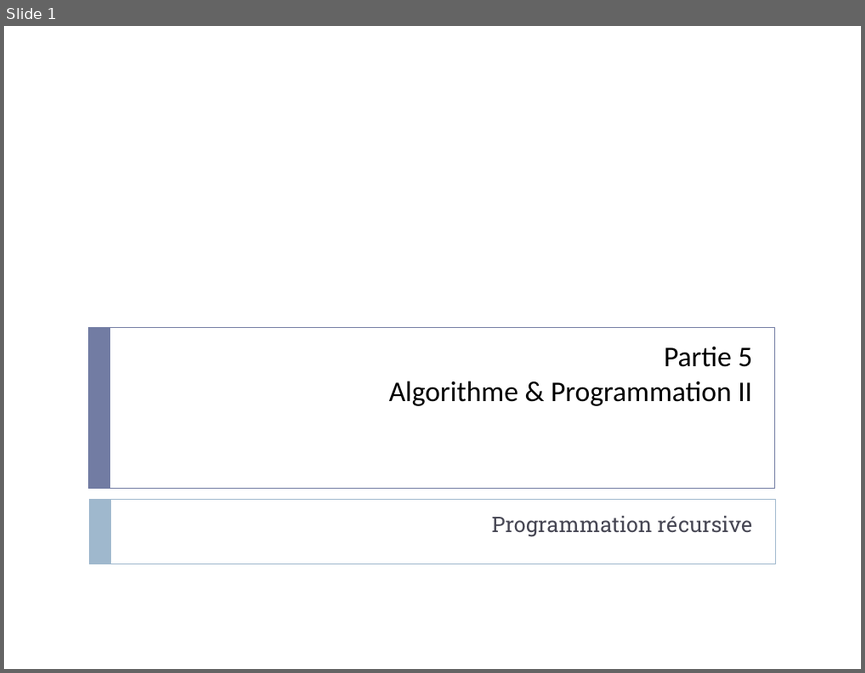
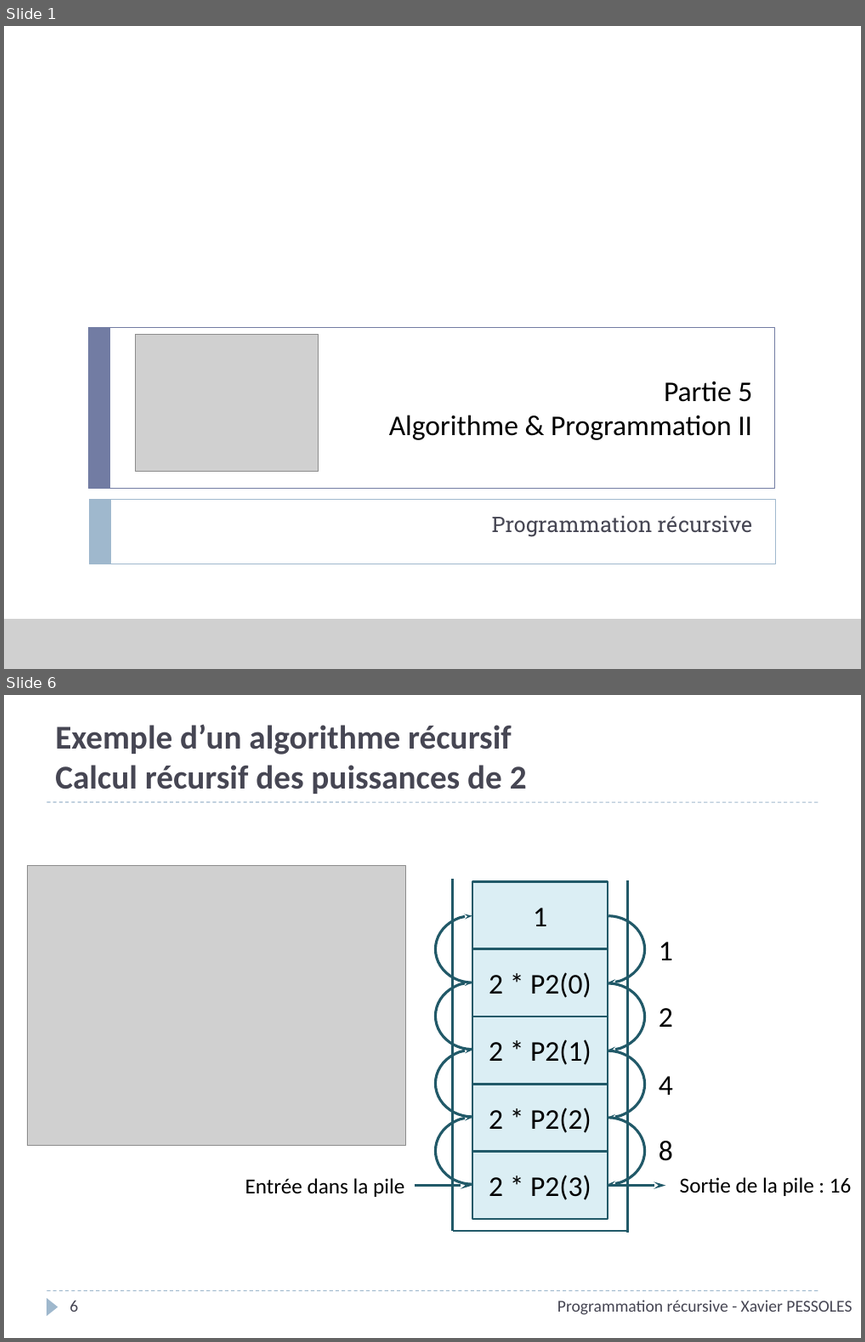
Before and after one commit to xpessoles/Informatique, a slide deck: P_05_AlgorithmiqueProgrammation/01_Recursivite/Presentation/P_05_01_Recursivite_Cours_PPT.pptx. Shown one above the other, each under a label of ours: slide 1 before the commit, slides 1 and 6 after it; the slides between them are not shown. The pictures are 865x673 and 865x1342 pixels, drawn with LibreOffice and Linux fonts; fonts in the diff are those of the drawing; grey boxes stand for pictures; background and template pictures are left out. Boxes give left, top, right and bottom in pixels: in the first picture for what was removed or moved away, otherwise in the second. Text is boxed around its words. In the diff, an @@ line names an element or a change of style, - is before the commit and + after.

```diff
--- a/P_05_AlgorithmiqueProgrammation/01_Recursivite/Presentation/P_05_01_Recursivite_Cours_PPT.pptx
+++ b/P_05_AlgorithmiqueProgrammation/01_Recursivite/Presentation/P_05_01_Recursivite_Cours_PPT.pptx
@@ slide 6 added at [4, 695, 861, 1338], background #FFFFFF @@
@@ title added at [55, 724, 527, 794], 28 pt, text #464653, bold @@
+Exemple d’un algorithme récursif
+Calcul récursif des puissances de 2
@@ line added from (46, 802) to (818, 802), #9FB8CD 0.75 pt dashed @@
@@ picture added at [28, 866, 407, 1145] @@
@@ line added from (452, 879) to (452, 1231), #215968 2 pt @@
@@ rectangle added at [472, 882, 608, 949], fill #DBEEF4, outline #215968 2 pt, 24 pt, text #000000 @@
+1
@@ line added from (628, 880) to (628, 1232), #215968 2 pt @@
@@ group added at [436, 916, 510, 1185]: 4 arc (boxed as its full ellipse)s @@
@@ arc (boxed as its full ellipse) added at [570, 916, 644, 983], outline #215968 2.25 pt @@
@@ rectangle added at [472, 948, 608, 1016], fill #DBEEF4, outline #215968 2 pt, 24 pt, text #000000 @@
+2 * P2(0)
@@ text added at [658, 941, 673, 960], 24 pt, text #000000 @@
+1
@@ arc (boxed as its full ellipse) added at [570, 983, 644, 1049], outline #215968 2.25 pt @@
@@ rectangle added at [472, 1016, 608, 1084], fill #DBEEF4, outline #215968 2 pt, 24 pt, text #000000 @@
+2 * P2(1)
@@ text added at [658, 1008, 673, 1027], 24 pt, text #000000 @@
+2
@@ arc (boxed as its full ellipse) added at [570, 1050, 644, 1117], outline #215968 2.25 pt @@
@@ text added at [658, 1076, 673, 1095], 24 pt, text #000000 @@
+4
@@ rectangle added at [472, 1084, 608, 1151], fill #DBEEF4, outline #215968 2 pt, 24 pt, text #000000 @@
+2 * P2(2)
@@ arc (boxed as its full ellipse) added at [570, 1117, 644, 1185], outline #215968 2.25 pt @@
@@ rectangle added at [472, 1151, 608, 1219], fill #DBEEF4, outline #215968 2 pt, 24 pt, text #000000 @@
+2 * P2(3)
@@ text added at [658, 1140, 673, 1161], 24 pt, text #000000 @@
+8
@@ text added at [245, 1178, 404, 1197], 18 pt, text #000000 @@
+Entrée dans la pile
@@ text added at [680, 1177, 851, 1196], 18 pt, text #000000 @@
+Sortie de la pile : 16
@@ arrow added from (415, 1185) to (472, 1185), #215968 2 pt @@
@@ arrow added from (608, 1185) to (665, 1185), #215968 2 pt @@
@@ line added from (628, 1231) to (452, 1231), #215968 2 pt @@
@@ line added from (46, 1291) to (818, 1291), #9FB8CD 0.75 pt dashed @@
@@ triangle added at [46, 1298, 58, 1315], fill #9FB8CD @@
@@ page number added at [69, 1299, 78, 1311], 14 pt, text #464653 @@
+6
@@ text added at [557, 1299, 851, 1315], 14 pt, text #464653 @@
+Programmation récursive - Xavier PESSOLES
@@ slide 1 changed as well @@
@@ rectangle added at [4, 26, 861, 669], fill #FFFFFF at 75% opacity @@
@@ title "Partie 5 Algorithme & Programmation ...": place and size @@
-title "Partie 5 Algorithme & Programmation ..." at [389, 346, 752, 406]
+title "Partie 5 Algorithme & Programmation ..." at [389, 380, 752, 440]
@@ picture added at [136, 334, 318, 471] @@
@@ picture added at [4, 619, 861, 669] @@
```
Also in this commit, not shown: 13 other slides added, 2 slides removed, 4 other files.
